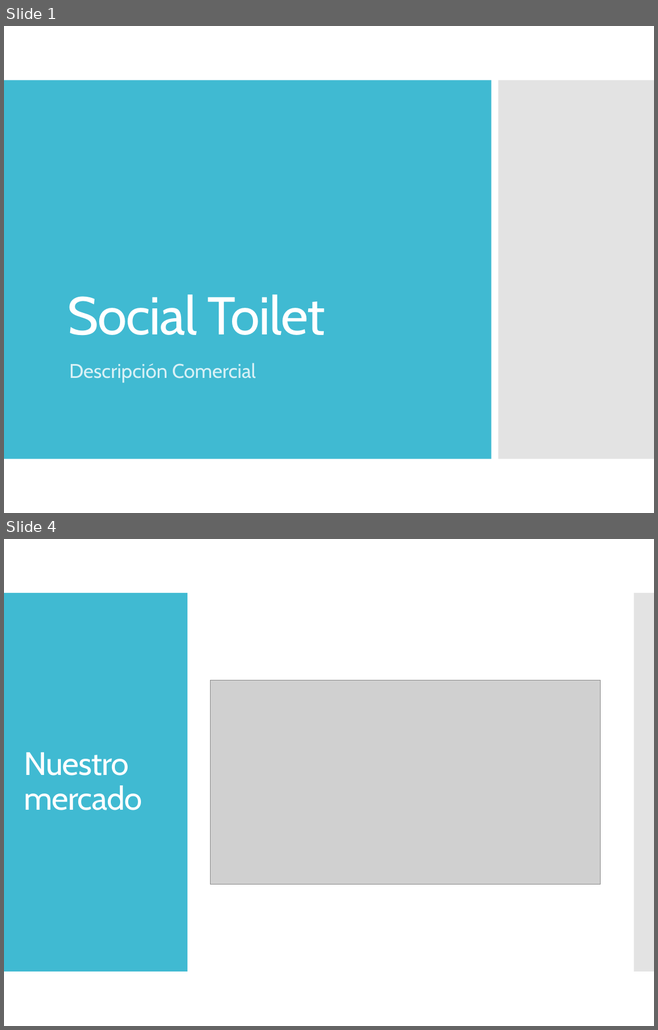
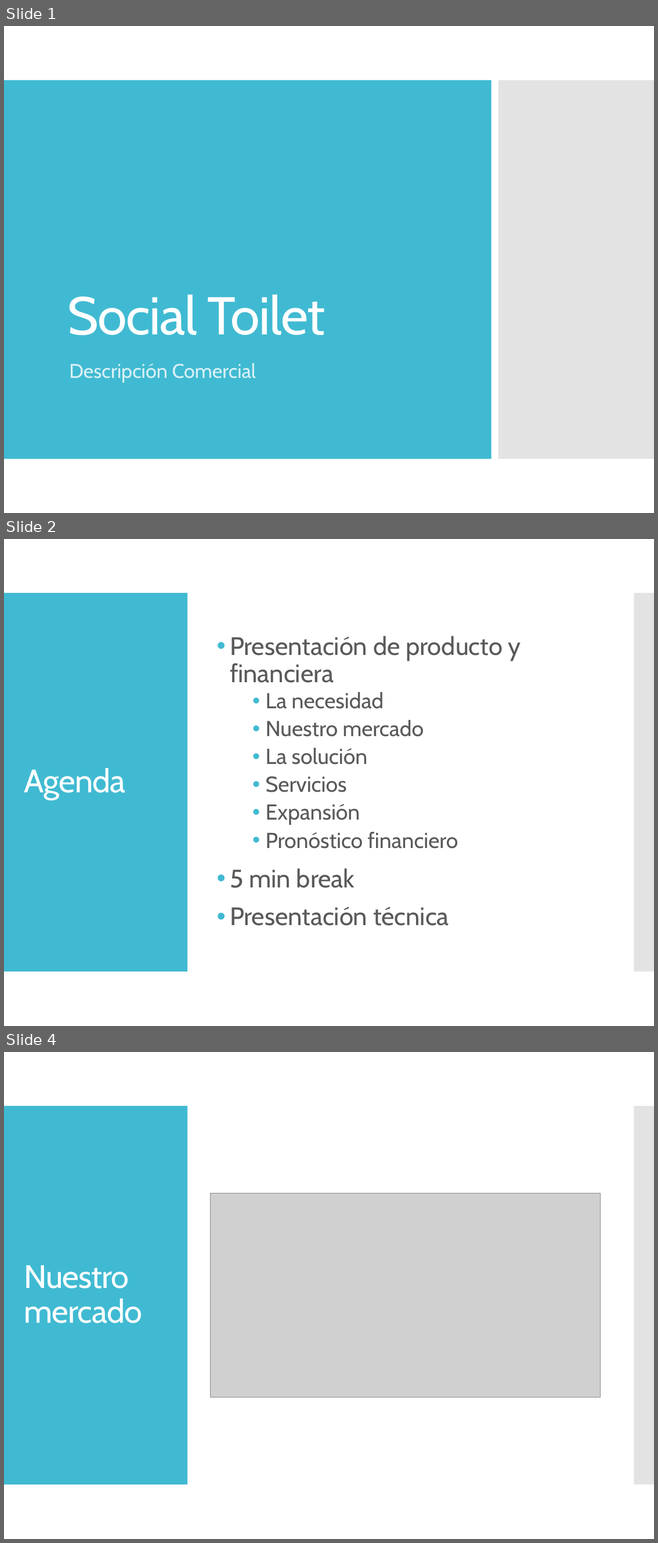
Before and after one commit to dschenkelman/taller-proyectos, a slide deck: Assets/Presentación negocio.pptx. Shown one above the other, each under a label of ours: slides 1 and 4 before the commit, slides 1, 2 and 4 after it; the slides between them are not shown. The pictures are 658x1030 and 658x1543 pixels, drawn with LibreOffice and Linux fonts; fonts in the diff are those of the drawing; grey boxes stand for pictures. Boxes give left, top, right and bottom in pixels: in the first picture for what was removed or moved away, otherwise in the second. Text is boxed around its words. In the diff, an @@ line names an element or a change of style, - is before the commit and + after.

```diff
--- a/Assets/Presentación negocio.pptx
+++ b/Assets/Presentación negocio.pptx
@@ slide 2 added at (4, 539, 654, 1026), background #FFFFFF; not listed: 2 template elements that a slide beside it also shows @@
@@ text added at (230, 636, 521, 926), 24 pt, text #595959 @@
+• Presentación de producto y financiera
+  • La necesidad
+  • Nuestro mercado
+  • La solución
+  • Servicios
+  • Expansión
+  • Pronóstico financiero
+• 5 min break
+• Presentación técnica
@@ title added at (24, 768, 125, 800), 36 pt, text #FFFFFF @@
+Agenda
```
Also in this commit, not shown: 1 slide changed, 2 other slides added, 2 slides removed.
